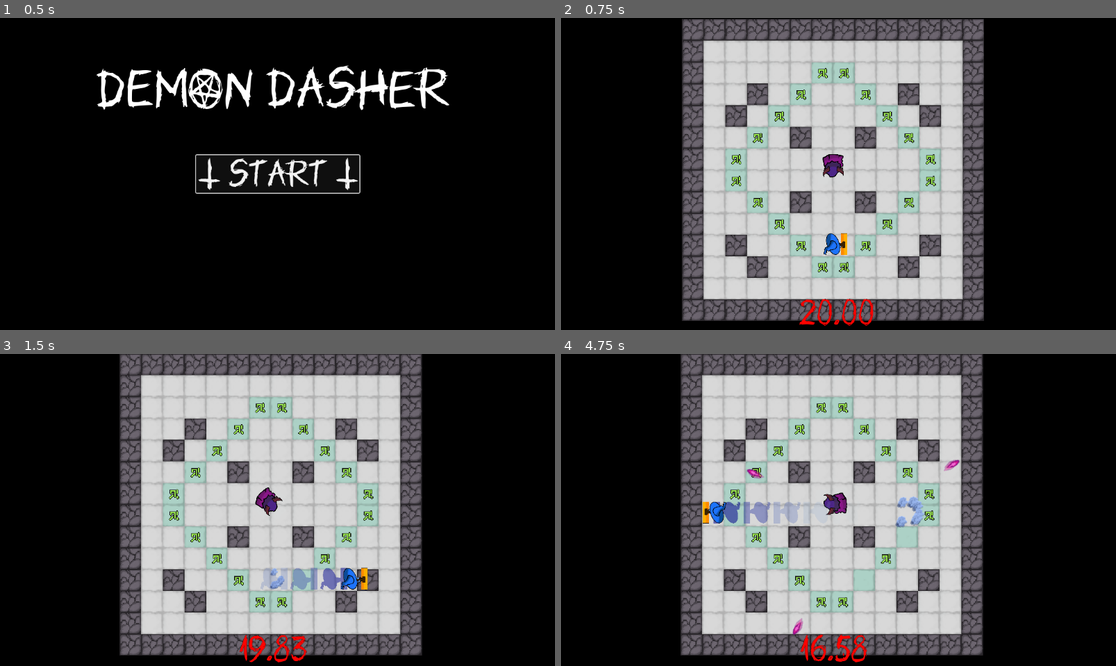
Above: before the commit, frames 1-4 (two rows, left to right).
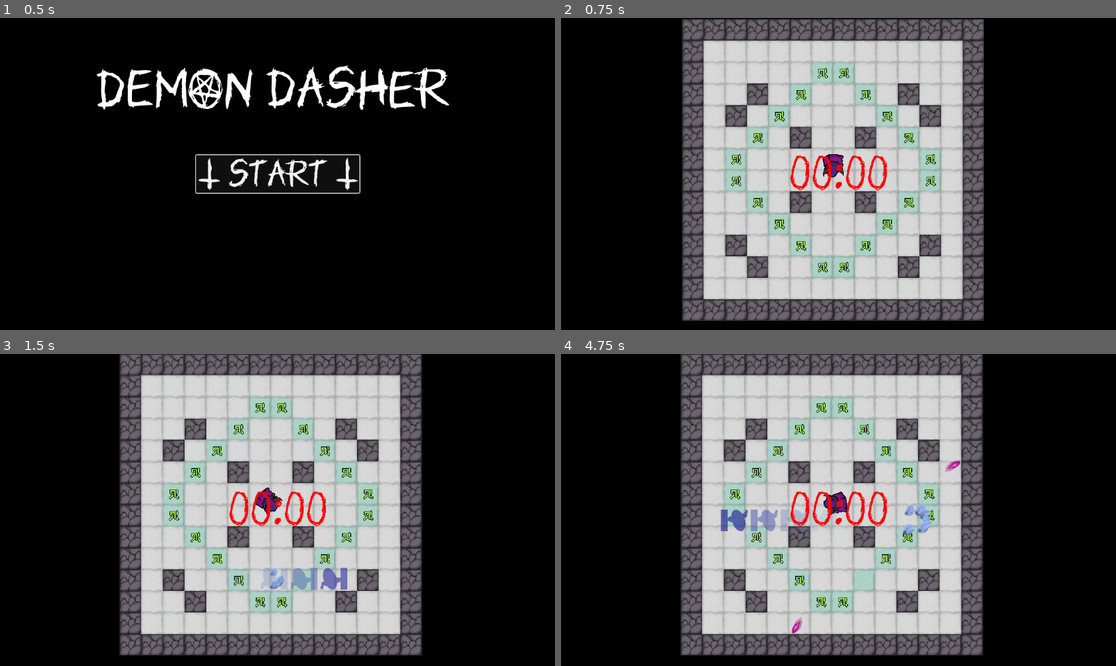
Above: after the commit, the same moments.

Repository: OwlyCode/LD55
Game: Godot game, scene res://Menu.tscn
Same seed, same stepped clock (60 frames per second), same inputs: the game is played once before the commit and once after it.
Inputs:
- Up to frame 1 (0.5 s): no input
- Up to frame 2 (0.75 s): click "T Start T" at 0.5 s
- Up to frame 3 (1.5 s): tap Enter at 1.25 s; hold D (right) from 1.28 s (still down); hold Space (dash) from 1.28 s (still down)
- Up to frame 4 (4.75 s): release D (right) at 2.03 s; release Space (dash) at 2.03 s; hold S (down) 2.03-2.78 s; tap Space (dash) at 2.1, 3.6 s; hold D (right) 2.78-3.53 s; hold Space (dash) 2.78-3.53 s; hold W (up) 3.53-4.28 s; hold A (left) from 4.28 s (still down); hold Space (dash) from 4.28 s (still down)

Frame 1 is identical in both runs. In frame 2, 1.3% of the frame differs, in the area x 41-59%, y 43-99%; in frame 3, 1.3%; in frame 4, 2.8%, in the area x 25-73%, y 33-99%.

Commit message:
animated scenes

Diff:
--- a/GameController.gd
+++ b/GameController.gd
@@ -42,6 +42,12 @@
 		current_level_instance = instance
 		get_node("/root/Game").add_child(instance)
 
+func trigger_defeat():
+	pass
+
+func trigger_victory():
+	pass
+
 func _on_next_level_pressed():
 	clear_level()
 	current_level = (current_level + 1) % len(levels)
--- a/game.tscn
+++ b/game.tscn
@@ -43,6 +43,93 @@
 [sub_resource type="RectangleShape2D" id="RectangleShape2D_8bcqp"]
 size = Vector2(16, 32)
 
+[sub_resource type="Animation" id="Animation_1r8h4"]
+resource_name = "fall"
+length = 2.0
+tracks/0/type = "value"
+tracks/0/imported = false
+tracks/0/enabled = true
+tracks/0/path = NodePath(".:scale")
+tracks/0/interp = 1
+tracks/0/loop_wrap = true
+tracks/0/keys = {
+"times": PackedFloat32Array(0, 1),
+"transitions": PackedFloat32Array(1, 1),
+"update": 0,
+"values": [Vector2(1, 1), Vector2(0, 0)]
+}
+tracks/1/type = "value"
+tracks/1/imported = false
+tracks/1/enabled = true
+tracks/1/path = NodePath(".:rotation")
+tracks/1/interp = 1
+tracks/1/loop_wrap = true
+tracks/1/keys = {
+"times": PackedFloat32Array(0, 1),
+"transitions": PackedFloat32Array(1, 1),
+"update": 0,
+"values": [0.0, 12.5664]
+}
+tracks/2/type = "method"
+tracks/2/imported = false
+tracks/2/enabled = true
+tracks/2/path = NodePath("..")
+tracks/2/interp = 1
+tracks/2/loop_wrap = true
+tracks/2/keys = {
+"times": PackedFloat32Array(1.6),
+"transitions": PackedFloat32Array(1),
+"values": [{
+"args": [],
+"method": &"trigger_defeat"
+}]
+}
+
+[sub_resource type="Animation" id="Animation_fjtin"]
+resource_name = "idle"
+tracks/0/type = "value"
+tracks/0/imported = false
+tracks/0/enabled = true
+tracks/0/path = NodePath(".:rotation")
+tracks/0/interp = 1
+tracks/0/loop_wrap = true
+tracks/0/keys = {
+"times": PackedFloat32Array(0),
+"transitions": PackedFloat32Array(1),
+"update": 0,
+"values": [0.0]
+}
+tracks/1/type = "value"
+tracks/1/imported = false
+tracks/1/enabled = true
+tracks/1/path = NodePath(".:scale")
+tracks/1/interp = 1
+tracks/1/loop_wrap = true
+tracks/1/keys = {
+"times": PackedFloat32Array(0),
+"transitions": PackedFloat32Array(1),
+"update": 0,
+"values": [Vector2(1, 1)]
+}
+tracks/2/type = "value"
+tracks/2/imported = false
+tracks/2/enabled = true
+tracks/2/path = NodePath("AnimatedSprite2D:position")
+tracks/2/interp = 1
+tracks/2/loop_wrap = true
+tracks/2/keys = {
+"times": PackedFloat32Array(0),
+"transitions": PackedFloat32Array(1),
+"update": 0,
+"values": [Vector2(10, 0)]
+}
+
+[sub_resource type="AnimationLibrary" id="AnimationLibrary_7c0st"]
+_data = {
+"fall": SubResource("Animation_1r8h4"),
+"idle": SubResource("Animation_fjtin")
+}
+
 [sub_resource type="StyleBoxFlat" id="StyleBoxFlat_4i0eo"]
 bg_color = Color(0, 0.486275, 0.6, 0.658824)
 
@@ -114,6 +201,41 @@
 "ui_slide": SubResource("Animation_r1ani")
 }
 
+[sub_resource type="Animation" id="Animation_xls5h"]
+resource_name = "time_out"
+length = 1.7
+tracks/0/type = "value"
+tracks/0/imported = false
+tracks/0/enabled = true
+tracks/0/path = NodePath("UI/Timeout:visible")
+tracks/0/interp = 1
+tracks/0/loop_wrap = true
+tracks/0/keys = {
+"times": PackedFloat32Array(0, 0.2, 0.4, 0.6, 0.8, 1, 1.2),
+"transitions": PackedFloat32Array(1, 1, 1, 1, 1, 1, 1),
+"update": 1,
+"values": [true, false, true, false, true, false, true]
+}
+tracks/1/type = "method"
+tracks/1/imported = false
+tracks/1/enabled = true
+tracks/1/path = NodePath(".")
+tracks/1/interp = 1
+tracks/1/loop_wrap = true
+tracks/1/keys = {
+"times": PackedFloat32Array(1.7),
+"transitions": PackedFloat32Array(1),
+"values": [{
+"args": [],
+"method": &"trigger_defeat"
+}]
+}
+
+[sub_resource type="AnimationLibrary" id="AnimationLibrary_03br8"]
+_data = {
+"time_out": SubResource("Animation_xls5h")
+}
+
 [node name="Game" type="Node2D"]
 script = ExtResource("1_5damq")
 
@@ -131,7 +253,9 @@
 
 [node name="Hero" type="CharacterBody2D" parent="." groups=["hero"]]
 z_index = 5
-position = Vector2(209, 238)
+position = Vector2(10, 0)
+rotation = 12.5664
+scale = Vector2(1e-05, 1e-05)
 motion_mode = 1
 wall_min_slide_angle = 1.5708
 safe_margin = 1.0
@@ -165,9 +289,15 @@
 [node name="DashOut" type="AudioStreamPlayer" parent="Hero"]
 stream = ExtResource("9_pt2x3")
 
+[node name="AnimationPlayer" type="AnimationPlayer" parent="Hero"]
+libraries = {
+"": SubResource("AnimationLibrary_7c0st")
+}
+
 [node name="UI" type="CanvasLayer" parent="."]
 
 [node name="Time" type="Label" parent="UI"]
+visible = false
 anchors_preset = 7
 anchor_left = 0.5
 anchor_top = 1.0
@@ -178,6 +308,7 @@
 offset_right = 81.0
 grow_horizontal = 2
 grow_vertical = 0
+scale = Vector2(5, 5)
 theme_override_colors/font_color = Color(1, 0.0156863, 0, 1)
 theme_override_colors/font_outline_color = Color(0, 0, 0, 1)
 theme_override_constants/outline_size = 1
@@ -322,11 +453,34 @@
 layout_mode = 2
 text = "Restart level"
 
+[node name="Timeout" type="Label" parent="UI"]
+anchors_preset = 8
+anchor_left = 0.5
+anchor_top = 0.5
+anchor_right = 0.5
+anchor_bottom = 0.5
+offset_left = -20.0
+offset_top = -11.5
+offset_right = 20.0
+offset_bottom = 11.5
+grow_horizontal = 2
+grow_vertical = 2
+size_flags_horizontal = 4
+theme_override_colors/font_color = Color(1, 0, 0, 1)
+theme_override_fonts/font = ExtResource("6_gg3qu")
+theme_override_font_sizes/font_size = 80
+text = "00:00"
+
 [node name="VictorySound" type="AudioStreamPlayer" parent="."]
 stream = ExtResource("8_ebn7w")
 
 [node name="DefeatSound" type="AudioStreamPlayer" parent="."]
 stream = ExtResource("9_mg1cs")
 
+[node name="AnimationPlayer" type="AnimationPlayer" parent="."]
+libraries = {
+"": SubResource("AnimationLibrary_03br8")
+}
+
 [connection signal="pressed" from="UI/Victory/VBoxContainer/HFlowContainer/VictoryButton" to="." method="_on_next_level_pressed"]
 [connection signal="pressed" from="UI/Defeat/VBoxContainer/HFlowContainer/DefeatButton" to="." method="_on_restart_level_pressed"]
Not shown: 1 places in game.tscn that only renumber resources
